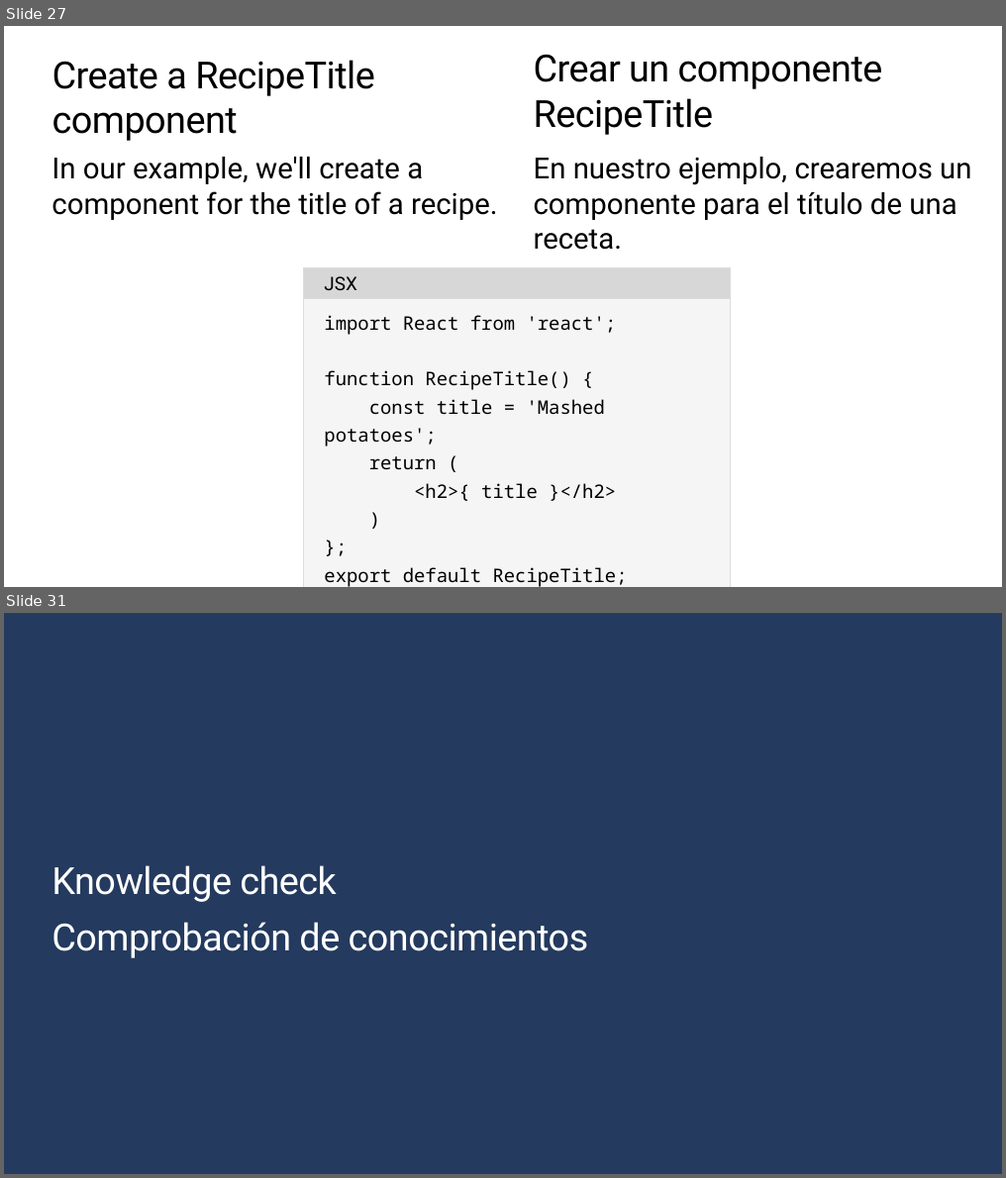
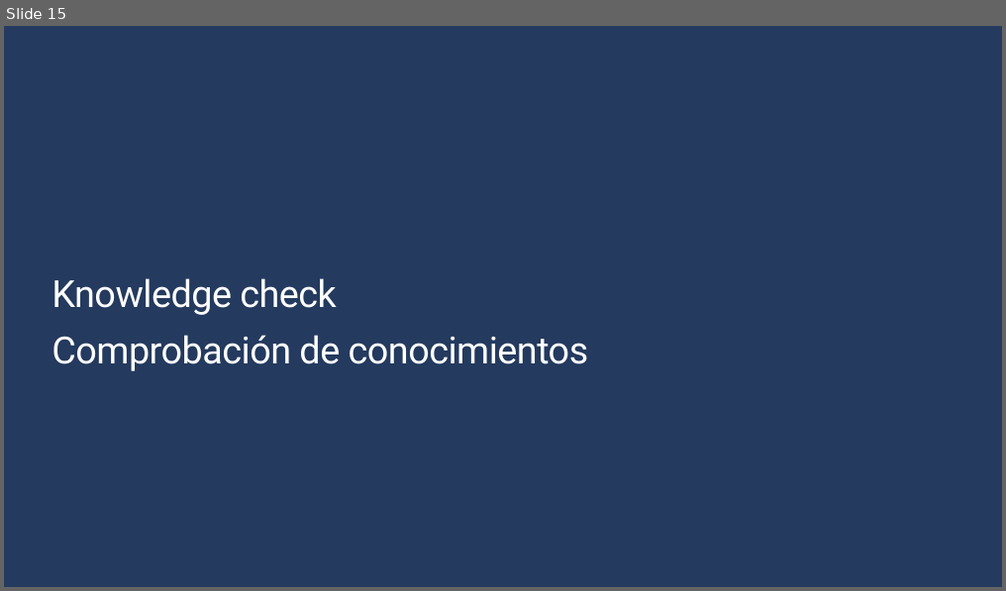
Before and after one commit to Gilberto-Guzman-Student-Ambassadors/Introduction_to_Computer_Vision_with_TensorFlow, a slide deck: presentation/slides.pptx. Shown one above the other, each under a label of ours: slides 27 and 31 before the commit, slide 15 after it; the slides between them are not shown. The pictures are 1006x1178 and 1006x591 pixels, drawn with LibreOffice and Linux fonts; fonts in the diff are those of the drawing; background and template pictures are left out. Boxes give left, top, right and bottom in pixels: in the first picture for what was removed or moved away, otherwise in the second. Text is boxed around its words. In the diff, an @@ line names an element or a change of style, - is before the commit and + after.

```diff
--- a/presentation/slides.pptx
+++ b/presentation/slides.pptx
@@ slide 27 removed at (x1=4, y1=26, x2=1002, y2=587), background #FFFFFF @@
@@ text removed at (x1=534, y1=54, x2=883, y2=135) @@
-Crear un componente RecipeTitle
@@ title removed at (x1=53, y1=60, x2=375, y2=141) @@
-Create a RecipeTitle component
@@ text removed at (x1=52, y1=157, x2=498, y2=220) @@
-In our example, we'll create a component for the title of a recipe.
@@ text removed at (x1=534, y1=157, x2=971, y2=250) @@
-En nuestro ejemplo, crearemos un componente para el título de una receta.
@@ rectangle removed at (x1=303, y1=269, x2=731, y2=298) @@
-JSX
@@ rectangle removed at (x1=303, y1=298, x2=731, y2=587) @@
-import React from 'react';
-function RecipeTitle() {
-const title = 'Mashed potatoes';
-return (
-<h2>{ title }</h2>
-)
-};
-export default RecipeTitle;
@@ what was slide 31 is now slide 15 @@
```
Also in this commit, not shown: 1 slide changed, 2 slides added, 17 other slides removed.
